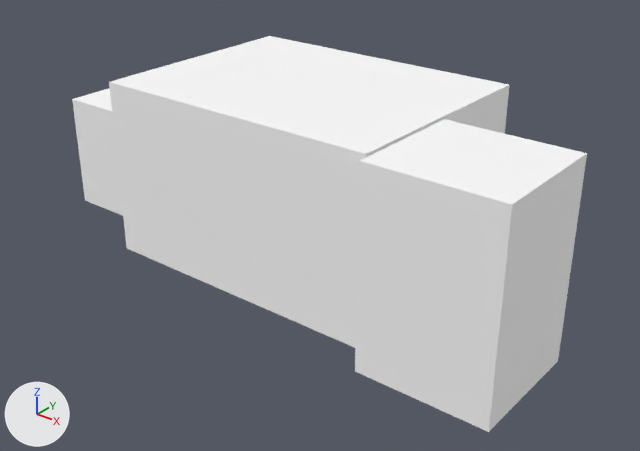
One commit to the glTF model gobble-kitchen/src/assets/models/roast.glb: the scene before it, then after it.
Rendered twice from a 50 mm camera at (1.86, -2.17, 1.42) aimed at (0.14, -0.02, 0.09). The lights are fixed; the arrows at lower left show +X, +Y and +Z. The picture after the commit comes second. Where no turn or scale is listed for an object, it has been applied to the vertices. Vertices at exactly the same position are counted once.

The first picture shows 'hit_baster__geo', 'hit_roast__geo', 'hit_rsbowl__geo'.
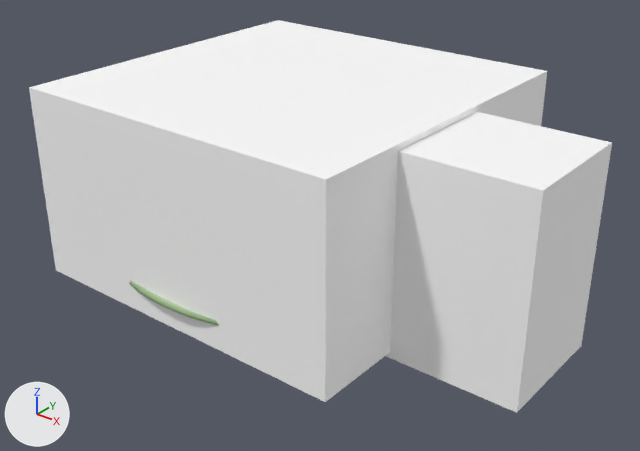
Where the newer file only moved an object's origin or applied its transform, the numbers keep the older frame.

The change, as JSON lines over the scene's bpy script:
```json
{"block": "me_hit_roast", "where": "# used by ob_hit_roast__geo; location = (0.06, 0.02, 0.26)"}
{"op": "remove", "block": "me_hit_roast", "code": "me_hit_roast.from_pydata(...)  # 8 vertices, 12 faces; spans x -0.525..0.525, y -0.4..0.4, z -0.31..0.31"}
{"op": "add", "block": "me_hit_roast", "code": "me_hit_roast.from_pydata(...)  # 8 vertices, 12 faces; spans x -0.62..0.58, y -0.64..0.56, z -0.33..0.33"}
{"block": "me_hit_roast", "change": "me_hit_roast part 1"}
{"op": "set", "path": "me_hit_roast.vertices[0].co", "old": "(-0.525, -0.4, -0.31)", "new": "(-0.62, -0.64, -0.33)", "note": "pixel (126, 248) -> pixel (55, 270)"}
{"op": "set", "path": "me_hit_roast.vertices[1].co", "old": "(-0.525, -0.4, 0.31)", "new": "(-0.62, -0.64, 0.33)", "note": "pixel (108, 81) -> pixel (28, 87)"}
{"op": "set", "path": "me_hit_roast.vertices[2].co", "old": "(-0.525, 0.4, 0.31)", "new": "(-0.62, 0.56, 0.33)", "note": "pixel (269, 35) -> pixel (277, 20)"}
{"op": "set", "path": "me_hit_roast.vertices[3].co", "old": "(-0.525, 0.4, -0.31)", "new": "(-0.62, 0.56, -0.33)"}
{"op": "set", "path": "me_hit_roast.vertices[4].co", "old": "(0.525, 0.4, 0.31)", "new": "(0.58, 0.56, 0.33)", "note": "pixel (509, 84) -> pixel (547, 70)"}
{"op": "set", "path": "me_hit_roast.vertices[5].co", "old": "(0.525, 0.4, -0.31)", "new": "(0.58, 0.56, -0.33)"}
{"op": "set", "path": "me_hit_roast.vertices[6].co", "old": "(0.525, -0.4, 0.31)", "new": "(0.58, -0.64, 0.33)", "note": "pixel (365, 153) -> pixel (325, 179)"}
{"op": "set", "path": "me_hit_roast.vertices[7].co", "old": "(0.525, -0.4, -0.31)", "new": "(0.58, -0.64, -0.33)", "note": "not seen -> pixel (325, 402)"}
{"op": "add", "block": "me_roast_platter", "code": ["me_roast_platter = bpy.data.meshes.new('roast_platter')", "me_roast_platter.from_pydata(...)  # 130 vertices, 256 faces; spans x -0.34..0.34, y -0.15..0.15, z -0.016..0.016", "me_roast_platter.materials.append(mat_vc)"]}
{"op": "set", "path": "ob_hit_baster__geo.location", "old": "(0.82, -0.22, 0.24)", "new": "(0.84, -0.1, 0.24)"}
{"op": "add", "block": "ob_roast_platter__geo", "code": ["ob_roast_platter__geo = bpy.data.objects.new('roast_platter__geo', me_roast_platter)", "ob_roast_platter__geo.location = (0.04, -0.5, 0.016)"]}
```

Pixel boxes [x1, y1, x2, y2] of what changed, in the pictures (640 x 451 px):
```json
{"object": "hit_roast__geo", "change": "reshaped", "before": [109, 36, 509, 348], "after": [29, 20, 547, 402], "on screen": "29% wider, 22% taller"}
{"object": "hit_baster__geo", "change": "moved", "before": [355, 119, 587, 432], "after": [386, 112, 612, 413]}
{"object": "roast_platter__geo", "change": "added", "after": [129, 281, 219, 325], "on screen": "green"}
{"object": "hit_rsbowl__geo", "change": "unchanged, covered by the edit", "before": [72, 88, 123, 216]}
```
